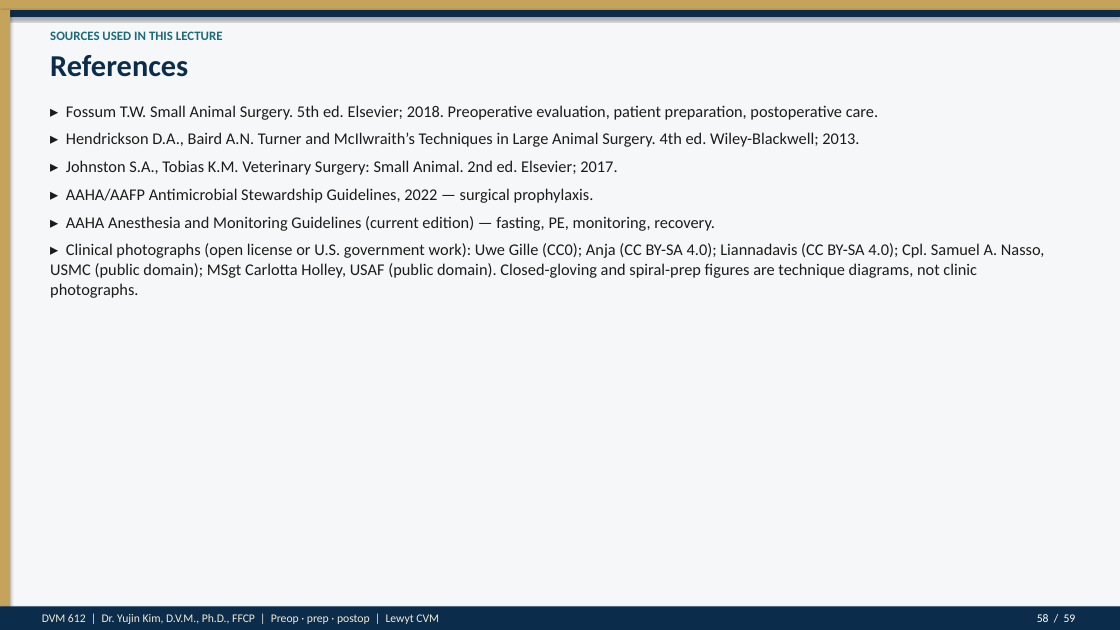
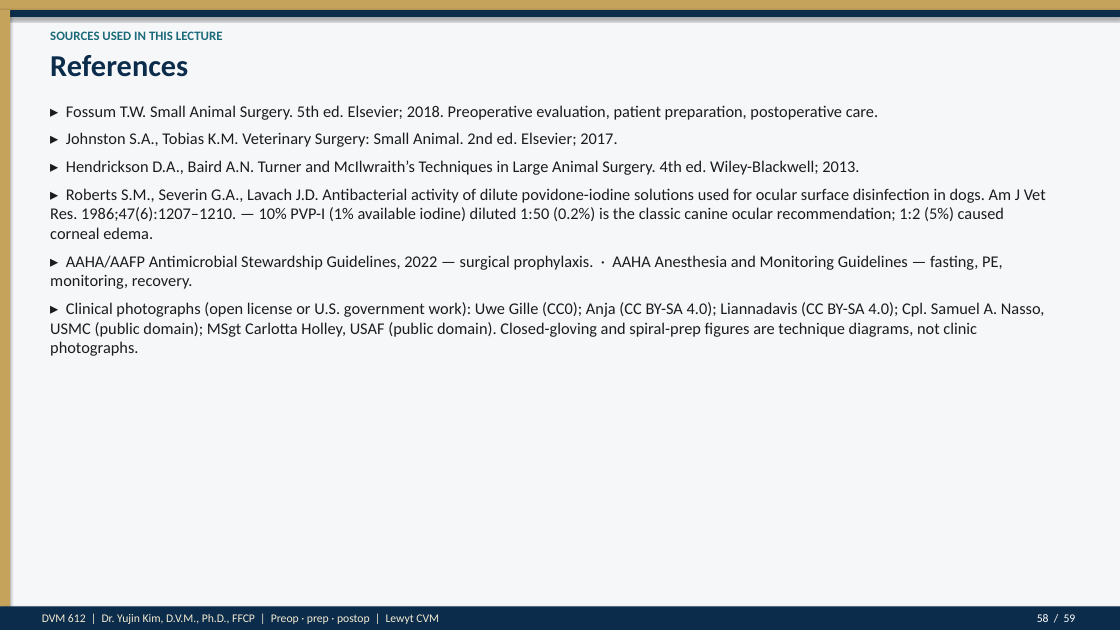
Before and after one commit to drkimvet/happycare, a slide deck: slide 58 of lectures/DVM-612_Week4_Preop_PatientPrep_Postop.pptx. Drawn at 1120x630 pixels with LibreOffice and Linux fonts; fonts in the diff are those of the drawing. Boxes give left, top, right and bottom in pixels: in the first picture for what was removed or moved away, otherwise in the second. Text is boxed around its words. In the diff, an @@ line names an element or a change of style, - is before the commit and + after.

```diff
--- a/lectures/DVM-612_Week4_Preop_PatientPrep_Postop.pptx
+++ b/lectures/DVM-612_Week4_Preop_PatientPrep_Postop.pptx
@@ text at [66,132,617,147]: paragraph added @@
+▸ Johnston S.A., Tobias K.M. Veterinary Surgery: Small Animal. 2nd ed. Elsevier; 2017.
@@ text at [50,188,1046,289]: text changed @@
-▸ Johnston S.A., Tobias K.M. Veterinary Surgery: Small Animal. 2nd ed. Elsevier; 2017.
-▸ AAHA/AAFP Antimicrobial Stewardship Guidelines, 2022 — surgical prophylaxis.
-▸ AAHA Anesthesia and Monitoring Guidelines (current edition) — fasting, PE, monitoring, recovery.
+▸ Roberts S.M., Severin G.A., Lavach J.D. Antibacterial activity of dilute povidone-iodine solutions used for ocular surface disinfection in dogs. Am J Vet Res. 1986;47(6):1207–1210. — 10% PVP-I (1% available iodine) diluted 1:50 (0.2%) is the classic canine ocular recommendation; 1:2 (5%) caused corneal edema.
+▸ AAHA/AAFP Antimicrobial Stewardship Guidelines, 2022 — surgical prophylaxis. · AAHA Anesthesia and Monitoring Guidelines — fasting, PE, monitoring, recovery.
```
Also in this commit, not shown: 16 other slides changed, 4 other files.
